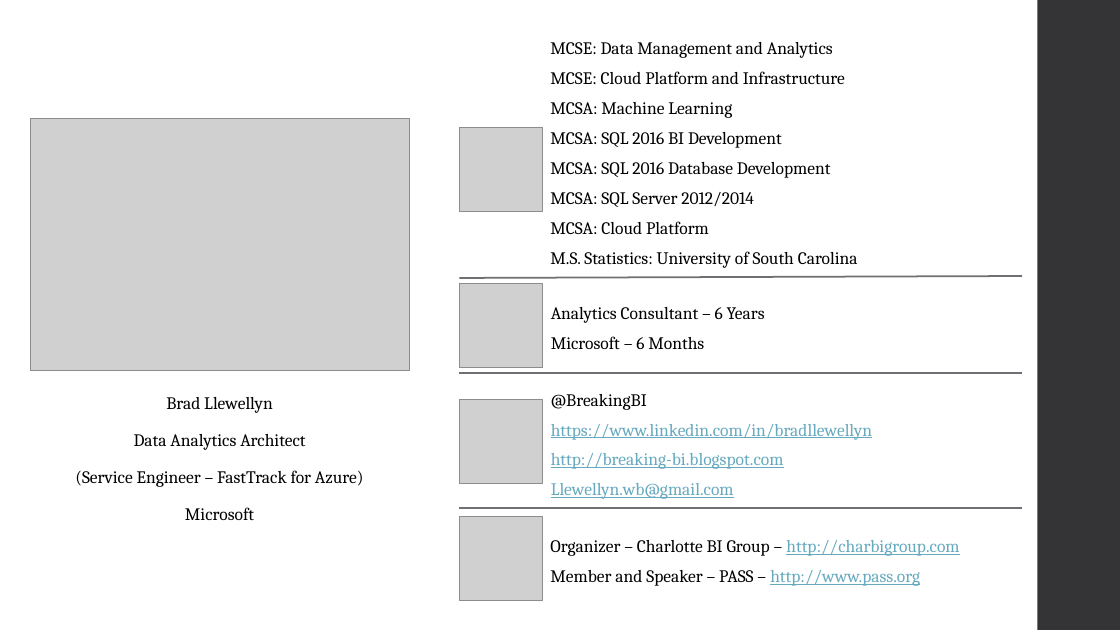
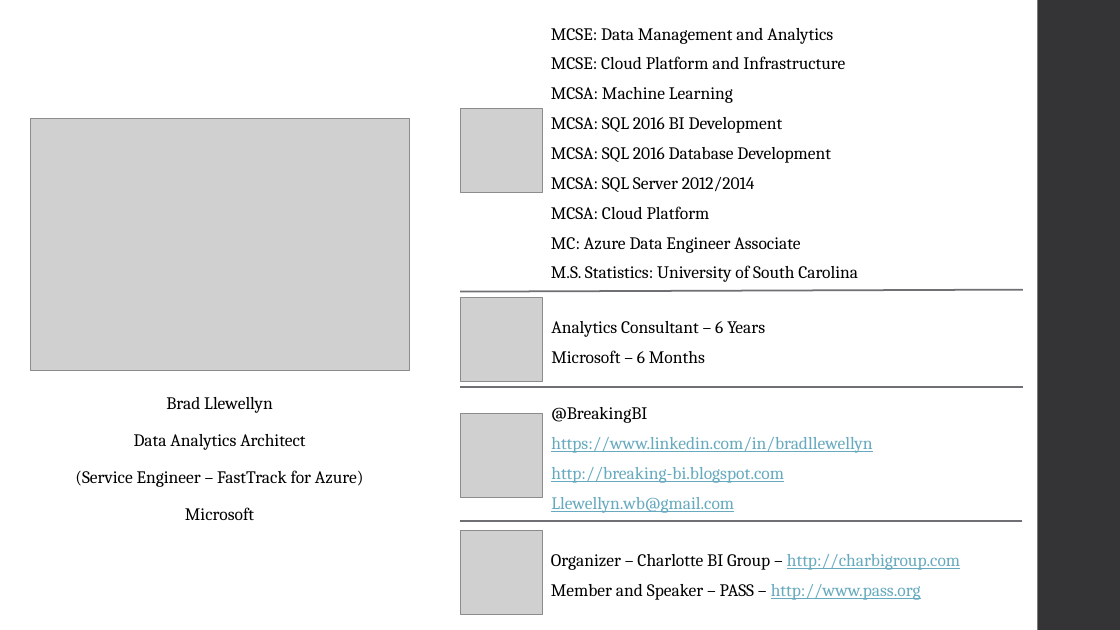
Before and after one commit to BreakingBI/Presentations, a slide deck: slide 3 of The Power of Electric Snakes! An Introduction to PySpark for Big Data Analytics/The Power of Electric Snakes_An Introduction to PySpark.pptx. Drawn at 1120x630 pixels with LibreOffice and Linux fonts; fonts in the diff are those of the drawing; grey boxes stand for pictures. Boxes give left, top, right and bottom in pixels: in the first picture for what was removed or moved away, otherwise in the second. Text is boxed around its words. In the diff, an @@ line names an element or a change of style, - is before the commit and + after.

```diff
--- a/The Power of Electric Snakes! An Introduction to PySpark for Big Data Analytics/The Power of Electric Snakes_An Introduction to PySpark.pptx
+++ b/The Power of Electric Snakes! An Introduction to PySpark for Big Data Analytics/The Power of Electric Snakes_An Introduction to PySpark.pptx
@@ text "MCSE: Data Management and Analytics": place and size @@
-text "MCSE: Data Management and Analytics" at box(550, 42, 858, 268)
+text "MCSE: Data Management and Analytics" at box(551, 28, 858, 282)
@@ picture: place and size @@
-picture at box(460, 128, 542, 212)
+picture at box(460, 108, 543, 192)
@@ text at box(551, 237, 800, 253): paragraph added @@
+MC: Azure Data Engineer Associate
@@ 3 pictures, 3 texts, 3 lines: place and size @@
-3 pictures, 3 texts, 3 lines at box(460, 276, 1023, 601)
+3 pictures, 3 texts, 3 lines at box(460, 290, 1023, 614)
```
Also in this commit, not shown: 1 other slide changed, 1 slide added.
